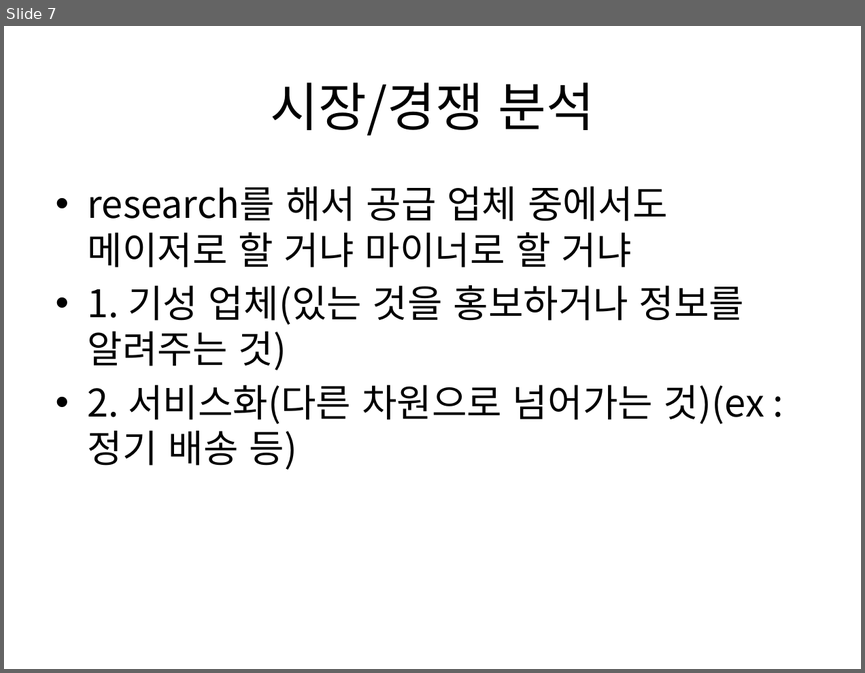
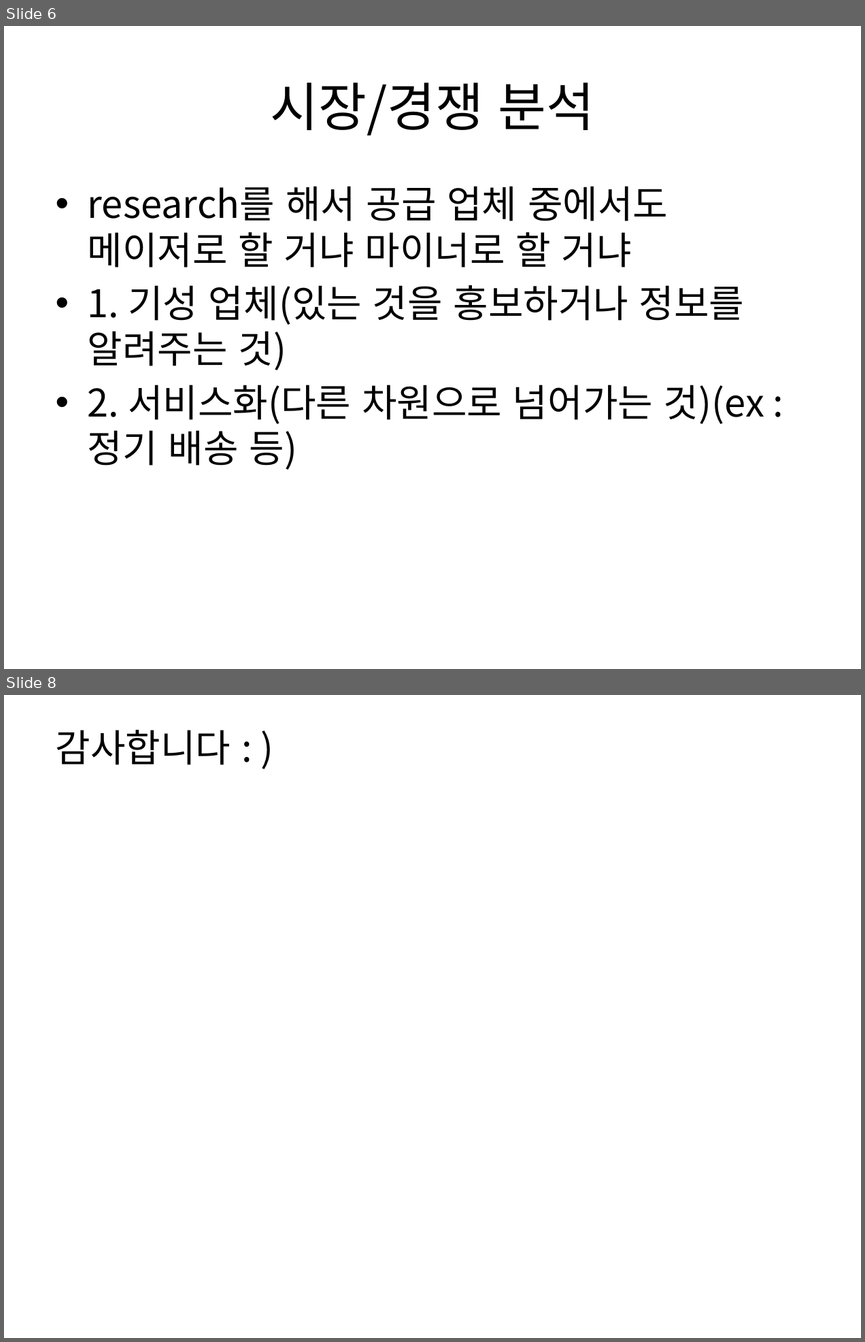
Before and after one commit to pasongsj/ideatone, a slide deck: ideatoneppt.pptx. Shown one above the other, each under a label of ours: slide 7 before the commit, slides 6 and 8 after it; the slides between them are not shown. The pictures are 865x673 and 865x1342 pixels, drawn with LibreOffice and Linux fonts; fonts in the diff are those of the drawing. Boxes give left, top, right and bottom in pixels: in the first picture for what was removed or moved away, otherwise in the second. Text is boxed around its words. In the diff, an @@ line names an element or a change of style, - is before the commit and + after.

```diff
--- a/ideatoneppt.pptx
+++ b/ideatoneppt.pptx
@@ slide 8 added at bbox=[4, 695, 861, 1338], background #FFFFFF @@
@@ text added at bbox=[56, 730, 231, 765], 32 pt, text #000000 @@
+감사합니다 : )
@@ what was slide 7 is now slide 6 @@
```
Also in this commit, not shown: 1 slide changed, 1 other slide added, 1 slide removed.
